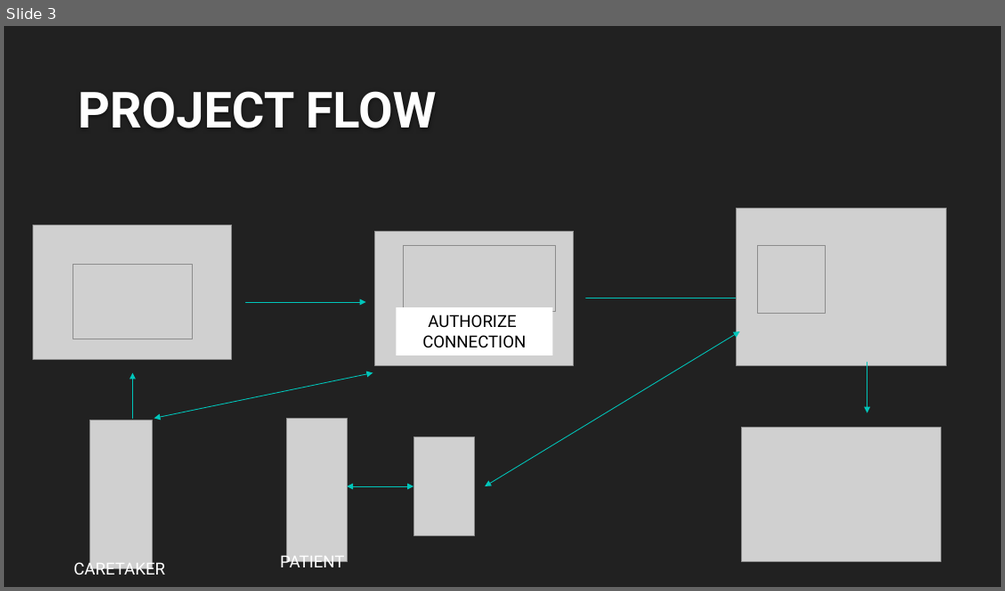
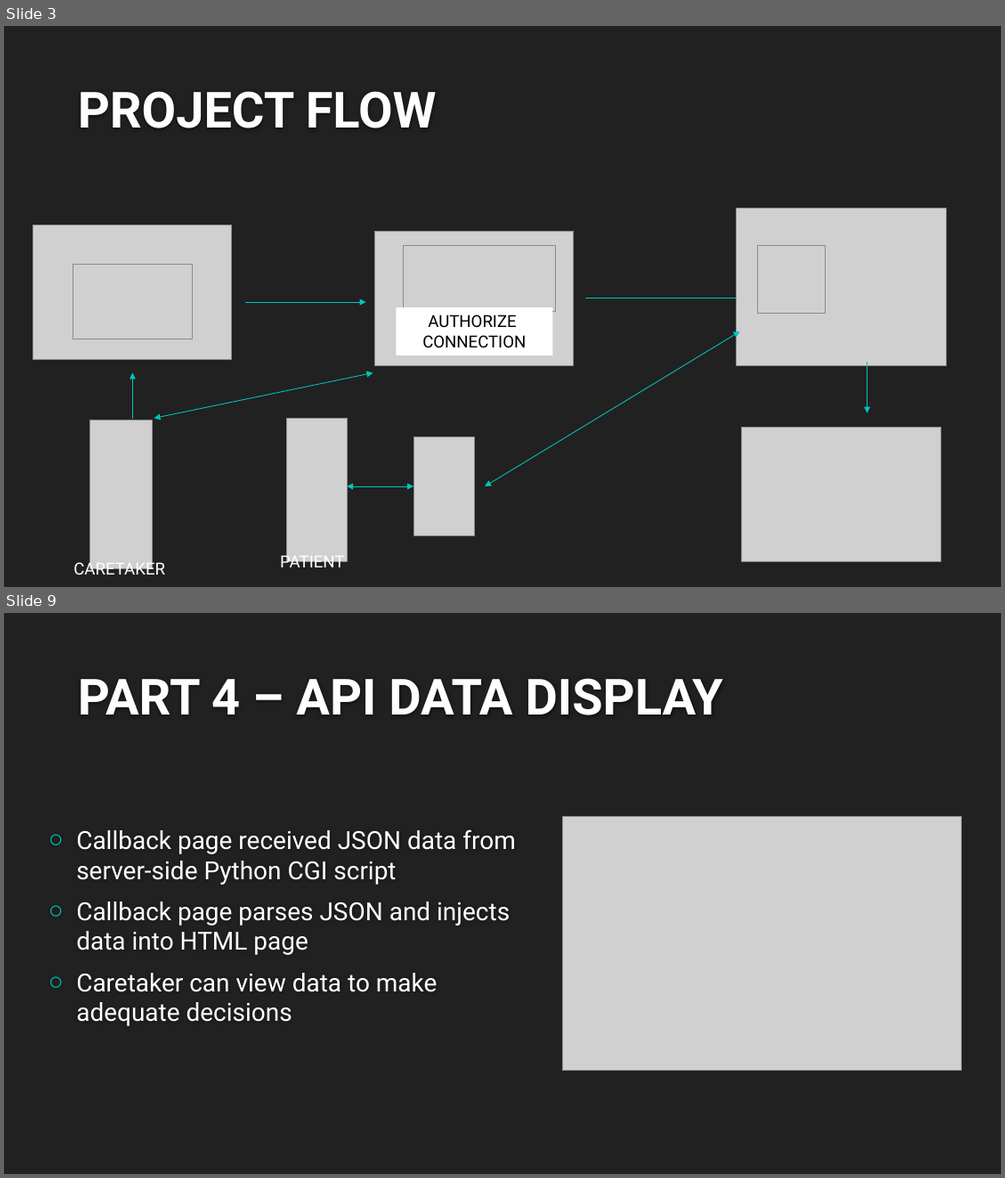
Before and after one commit to ritwikd/gatech, a slide deck: Presentation/Assisted Living.pptx. Shown one above the other, each under a label of ours: slide 3 before the commit, slides 3 and 9 after it; the slides between them are not shown. The pictures are 1005x591 and 1005x1178 pixels, drawn with LibreOffice and Linux fonts; fonts in the diff are those of the drawing; grey boxes stand for pictures; background and template pictures are left out. Boxes give left, top, right and bottom in pixels: in the first picture for what was removed or moved away, otherwise in the second. Text is boxed around its words. In the diff, an @@ line names an element or a change of style, - is before the commit and + after.

```diff
--- a/Presentation/Assisted Living.pptx
+++ b/Presentation/Assisted Living.pptx
@@ slide 9 added at box(4, 613, 1001, 1174), background #212121 @@
@@ title added at box(78, 678, 723, 715), 48 pt, text #FEFEFE, bold @@
+PART 4 – API DATA DISPLAY
@@ picture added at box(563, 817, 961, 1070) @@
@@ text added at box(76, 829, 515, 1026), 24 pt, text #FFFFFF @@
+○ Callback page received JSON data from server-side Python CGI script
+○ Callback page parses JSON and injects data into HTML page
+○ Caretaker can view data to make adequate decisions
```
Also in this commit, not shown: 5 slides changed, 3 other slides added.
